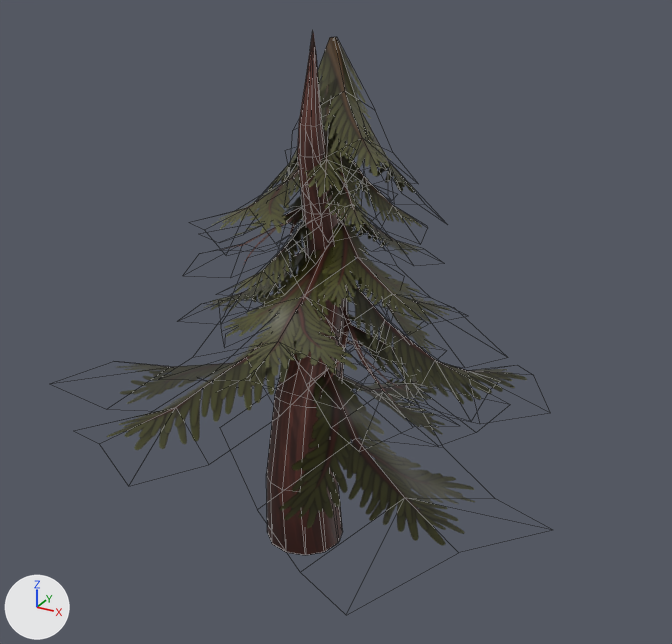
The FBX model Assets/Art/Models/Environment/Trees.fbx: old version first, new version second.
The view is the same before and after, from a camera (50 mm lens) standing at (0.0352, -0.0585, 0.0466) and looking at (0.0017, 0.0024, 0.0162). Every picture has the same lights, and +X, +Y and +Z are marked at lower left. Mesh edges are drawn as thin lines. Where no turn or scale is listed for an object, it has been applied to the vertices.

The first picture shows 'Tree_01', 'Tree_02'.
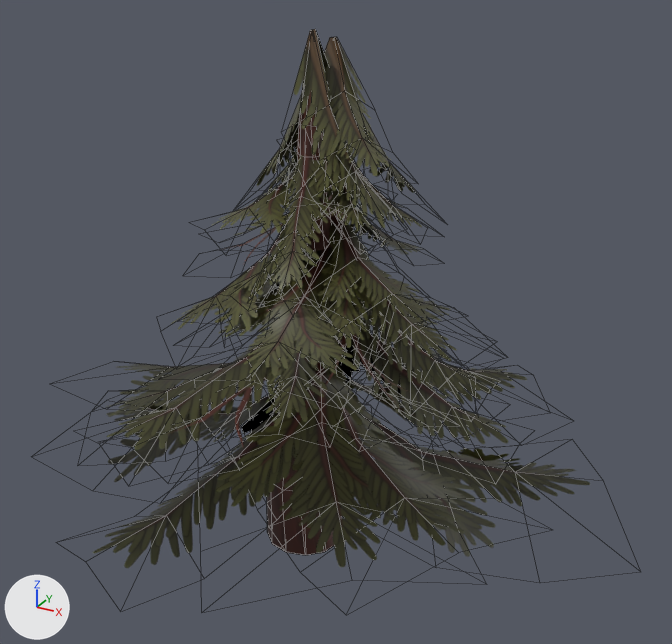
Commit message: Added level bounds + more rocks + trees

The edits, one by one:
me_mesh_001 is used by ob_tree_02; location (0.0, 0.0, 0.0).
me_mesh_001 had 109 vertices, 108 faces and spanned x -0.0034..0.0033, y -0.0033..0.0059, z -0.0037..0.0389.
me_mesh_001 now has 361 vertices, 276 faces and spans x -0.0266..0.0277, y -0.0214..0.0265, z -0.0037..0.0389.
Part 1, on me_mesh_001:
12 faces are deleted.
252 vertices are added at x -0.0266..0.0277, y -0.0214..0.0265, z -0.0027..0.0389.
168 new faces join them, mat_lambert2.
12 new faces join them, mat_lambert1 (picture img_tree_diffuse_tga).
me_mesh_001 now uses material mat_lambert2.

What differs and where, as boxes [x1, y1, x2, y2] in the pictures (672 x 644 px):
'Tree_02', reshaped
    before: [271, 33, 348, 555]
    after: [93, 29, 590, 568]
part 1 of me_mesh_001, built on
    before: [310, 33, 316, 51]
    after: [93, 29, 590, 568]
